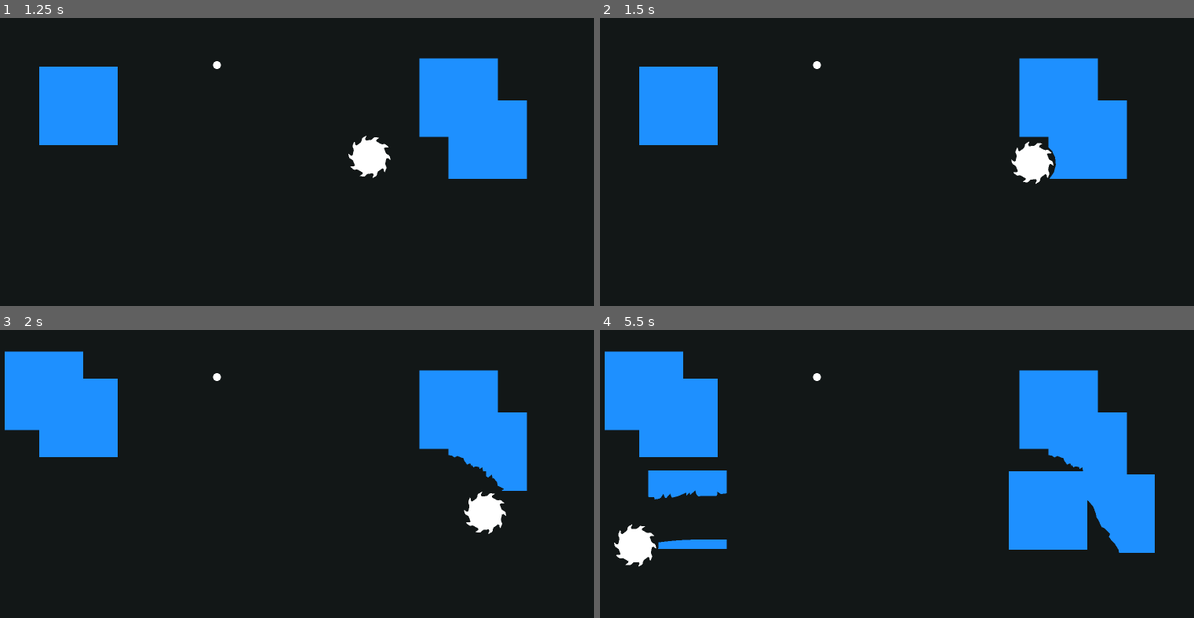
Above: before the commit, frames 1-4 (two rows, left to right).
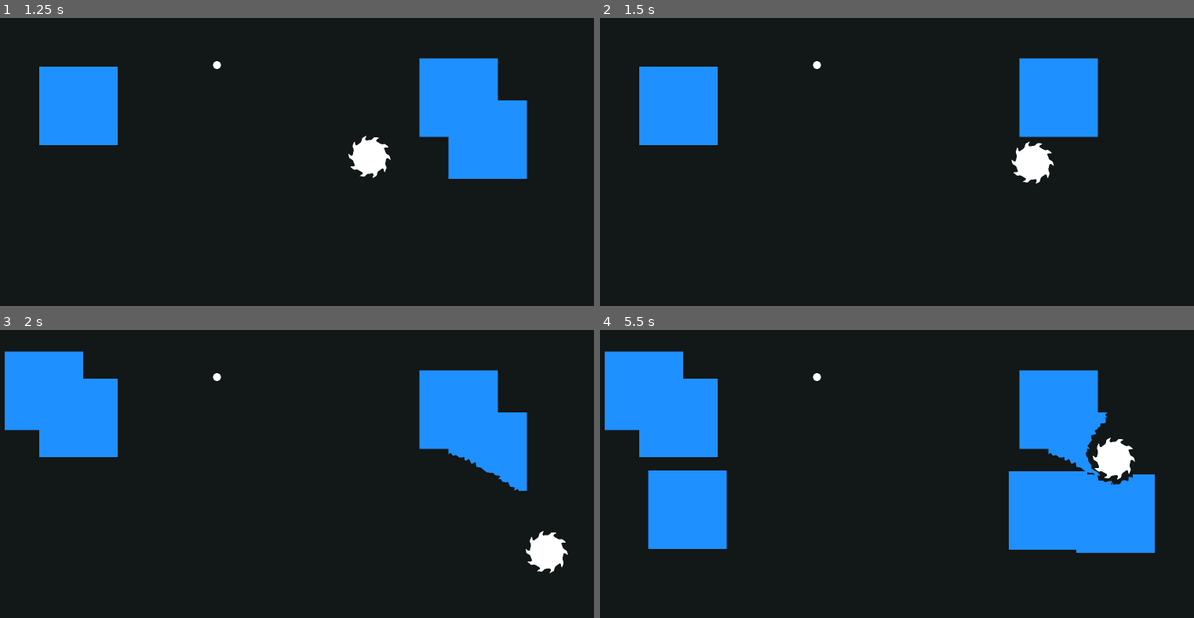
Above: after the commit, the same moments.

Repository: kelliedlynch/SpinGame
Game: Godot game, scene res://Playground/ArenaPlayground.tscn
Same seed, same stepped clock (60 frames per second), same inputs: the game is played once before the commit and once after it.
Inputs:
- Up to frame 1 (1.25 s): tap Enter (ui_accept) at 0.5, 0.77 s; hold Right (ui_right) from 0.53 s (still down)
- Up to frame 2 (1.5 s): release Right (ui_right) at 1.28 s; hold Down (ui_down) from 1.28 s (still down)
- Up to frame 3 (2 s): keep holding Down (ui_down); tap Enter (ui_accept) at 1.52 s
- Up to frame 4 (5.5 s): release Down (ui_down) at 2.03 s; hold Right (ui_right) 2.03-2.78 s; hold Up (ui_up) 2.78-3.53 s; tap Enter (ui_accept) at 3.02, 3.77, 4.52 s; hold Left (ui_left) 3.53-5.03 s; hold Down (ui_down) from 5.03 s (still down)

Frame 1 is identical in both runs. In frame 2, 2.5% of the frame differs, in the area x 69-89%, y 28-58%; in frame 3, 1.5%; in frame 4, 4.8%, in the area x 2-91%, y 28-83%.
Error before the commit: Invalid access to property or key 'material_hardness' on a base object of type 'Nil'. (res://Player/PlayerHitbox.gd:106)

Commit message:
Polygon math was not fixed, and I've given up. Destruction working again, but no adjustment to cut speed.

Diff:
--- a/Entity/DestructibleEntity.gd
+++ b/Entity/DestructibleEntity.gd
@@ -64,77 +64,121 @@
 		if any_clipped == true: break
 	if any_clipped == false: return any_clipped
 
-	var hitbox_after_destruct = PolygonMath.clip_multiple(before_destruct, destruct_area_to_local, true)
+	#var hitbox_after_destruct = PolygonMath.clip_multiple(before_destruct, destruct_area_to_local, true)
+	var hitbox_after_destruct: Array[PackedVector2Array] = []
+	for i in before_destruct.size():
+		var clipped_i: Array[PackedVector2Array] = []
+		for j in destruct_area_to_local.size():
+			var clipped = Geometry2D.clip_polygons(before_destruct[i], destruct_area_to_local[j])
+			if clipped.is_empty():
+				continue
+			clipped_i.append_array(clipped)
+		var size = clipped_i.size()
+		if size == 0:
+			continue
+		hitbox_after_destruct.append_array(clipped_i)
+
 	if hitbox_after_destruct.is_empty():
 		emit_signal("was_destroyed", self)
 		return any_clipped
 
-
-	var jagged_edges: Array[PackedVector2Array] = []
+	for i in hitbox_after_destruct.size():
+		# TODO: CHECK HOW MUCH THIS AFFECTS PERFORMANCE
+		hitbox_after_destruct[i] = PolygonMath.simplify_polygon(hitbox_after_destruct[i], min_side_length)
+
+	var visible_destructor_shape: Array[PackedVector2Array] = []
 	var frag_shape = _get_fragment()
 	for poly in destruct_area_to_local:
-		for i in range(randi_range(0, 2), poly.size()):
+		var size = poly.size()
+		# TODO: this probably shouldn't be strictly based on material chunk qty, because it'll make
+		#		too many chunks if there are multiple destructor polygons
+		var step = max(int(size / material_chunk_quantity), 0)
+		var merged = poly
+		for i in size:
 			var rotated = PolygonMath.rotate_polygon(frag_shape, randi_range(0, 360))
 			for j in rotated.size():
 				rotated[j] += poly[i]
-			jagged_edges.append(rotated)
-			i += randi_range(0, 2)
-	jagged_edges.append_array(destruct_area_to_local)
-	var visible_destructor_shape = PolygonMath.merge_recursive(jagged_edges)
+			merged = Geometry2D.merge_polygons(merged, rotated)[0]
+			i += step
+		visible_destructor_shape.append(merged)
+	#jagged_edges.append_array(destruct_area_to_local)
+	#var visible_destructor_shape = PolygonMath.merge_group(jagged_edges)
+	#for shape in jagged_edges:
+		#var p = Polygon2D.new()
+		#p.polygon = shape
+		#p.color = Color.CHARTREUSE
+		#add_child(p)
 
 	var old_visible = get_polygons(visible_area)
 	var visible_inside_new_hitbox: Array[PackedVector2Array] = []
-	var new_hitbox_inside_visible: Array[PackedVector2Array] = []
+	#var new_hitbox_inside_visible: Array[PackedVector2Array] = []
 	for i in hitbox_after_destruct.size():
 		var intersected = PolygonMath.intersect_multiple([hitbox_after_destruct[i]], old_visible)
 		if intersected.is_empty():
 			continue
+		#var simp = PolygonMath.simplify_polygon(intersected, min_side_length)
+		# TODO: IS SIMPLIFYING NEEDED HERE?
 		visible_inside_new_hitbox.append_array(intersected)
-		new_hitbox_inside_visible.append_array(intersected)
-
-	if new_hitbox_inside_visible.is_empty():
+		#new_hitbox_inside_visible.append_array(simp)
+
+	assert(visible_inside_new_hitbox.size() == hitbox_after_destruct.size())
+
+	if visible_inside_new_hitbox.is_empty():
 		emit_signal("was_destroyed", self)
 		return any_clipped
 
-	var visible_after_destruct: Array[PackedVector2Array] = []
+	#var visible_after_destruct: Array[PackedVector2Array] = []
 	for i in visible_inside_new_hitbox.size():
-		var clipped = PolygonMath.clip_multiple([visible_inside_new_hitbox[i]], visible_destructor_shape, true)
-		var size =  clipped.size()
+		#var clipped = PolygonMath.clip_multiple([visible_inside_new_hitbox[i]], visible_destructor_shape, true)
+		var clipped_i: Array[PackedVector2Array] = []
+		for j in visible_destructor_shape.size():
+			var clipped = Geometry2D.clip_polygons(visible_inside_new_hitbox[i], visible_destructor_shape[j])
+			if clipped.is_empty():
+				continue
+			clipped_i.append_array(clipped)
+		var size = clipped_i.size()
+		if size == 0:
+			continue
+		#visible_after_destruct.append_array(clipped_i)
+
+
 		if size != 1:
 			visible_inside_new_hitbox[i].clear()
-			new_hitbox_inside_visible[i].clear()
+			hitbox_after_destruct[i].clear()
 		if size > 1:
-			visible_inside_new_hitbox.append_array(clipped)
-			new_hitbox_inside_visible.append_array(clipped)
+			for j in clipped_i.size():
+				var new_chunk = PolygonMath.simplify_polygon(clipped_i[j], min_side_length)
+				visible_inside_new_hitbox.append(new_chunk)
+				hitbox_after_destruct.append(new_chunk)
 		elif size == 1:
-			visible_inside_new_hitbox[i] = clipped[0]
-			new_hitbox_inside_visible[i] = clipped[0]
-
-	var simplified_hitbox: Array[PackedVector2Array] = []
-	var simplified_visible: Array[PackedVector2Array] = []
-	for i in new_hitbox_inside_visible.size():
-		if new_hitbox_inside_visible[i].is_empty() == true:
-			continue
-		simplified_hitbox.append(PolygonMath.simplify_polygon(new_hitbox_inside_visible[i], min_side_length))
-		simplified_visible.append(PolygonMath.simplify_polygon(visible_inside_new_hitbox[i], min_side_length))
-
-	assert(!simplified_hitbox.is_empty())
-
-	for i in simplified_hitbox.size():
-		if _is_prunable(simplified_hitbox[i]) == true or _is_prunable(simplified_visible[i]) == true:
-			simplified_hitbox[i].clear()
-			simplified_visible[i].clear()
+			visible_inside_new_hitbox[i] = PolygonMath.simplify_polygon(clipped_i[0], min_side_length)
+			#hitbox_after_destruct[i] = clipped[0]
+
+	#var simplified_hitbox: Array[PackedVector2Array] = []
+	#var simplified_visible: Array[PackedVector2Array] = []
+	#for i in hitbox_after_destruct.size():
+		#if hitbox_after_destruct[i].is_empty() == true:
+			#continue
+		#simplified_hitbox.append(PolygonMath.simplify_polygon(hitbox_after_destruct[i], min_side_length))
+		#simplified_visible.append(PolygonMath.simplify_polygon(visible_inside_new_hitbox[i], min_side_length))
+	#
+	#assert(!simplified_hitbox.is_empty())
+
+	for i in hitbox_after_destruct.size():
+		if _is_prunable(hitbox_after_destruct[i]) == true or _is_prunable(visible_inside_new_hitbox[i]) == true:
+			hitbox_after_destruct[i].clear()
+			visible_inside_new_hitbox[i].clear()
 
 	var decayed_hitbox: Array[PackedVector2Array] = []
 	var decayed_visible: Array[PackedVector2Array] = []
-	for i in simplified_hitbox.size():
-		if simplified_hitbox[i].is_empty() == true:
-			continue
-		if _is_decayable(simplified_hitbox[i]) == true or _is_decayable(simplified_visible[i]) == true:
-			_decay_chunk(simplified_visible[i])
-			continue
-		decayed_hitbox.append(simplified_hitbox[i])
-		decayed_visible.append(simplified_visible[i])
+	for i in hitbox_after_destruct.size():
+		if hitbox_after_destruct[i].is_empty() == true:
+			continue
+		if _is_decayable(hitbox_after_destruct[i]) == true or _is_decayable(visible_inside_new_hitbox[i]) == true:
+			_decay_chunk(visible_inside_new_hitbox[i])
+			continue
+		decayed_hitbox.append(hitbox_after_destruct[i])
+		decayed_visible.append(visible_inside_new_hitbox[i])
 
 	if decayed_hitbox.is_empty():
 		emit_signal("was_destroyed", self)
--- a/Player/PlayerHitbox.gd
+++ b/Player/PlayerHitbox.gd
@@ -25,97 +25,63 @@
 		pass
 
 func _on_destroyed_destructible(node):
-	destructor.cut_state = CutState.READY
+	#destructor.cut_state = CutState.READY
+	destructor.set_deferred("cut_state", CutState.READY)
 	node.was_destroyed.disconnect(_on_destroyed_destructible)
 
+func _try_clip_destructible(state: PhysicsDirectBodyState2D) -> bool:
+	if destructor.target == null:
+		return false
+	var material_limited_velocity = state.linear_velocity.limit_length(destructor.target.material_max_cut_speed)
+	#state.linear_velocity = material_limited_velocity
+	var travel = material_limited_velocity * state.step
+	var next_frame_shape = destructor.get_next_frame_destructor(travel)
+	var destructor_hit = destructor.target.apply_destructor(next_frame_shape)
+	return destructor_hit
+
+
 func _integrate_forces(state: PhysicsDirectBodyState2D) -> void:
-	state.linear_velocity += input_vector
+	#state.linear_velocity += input_vector
+	#input_vector = Vector2.ZERO
+	#state.linear_velocity = state.linear_velocity.limit_length(max_speed)
+
+
+	if destructor.cut_state == CutState.BEGIN_CUT:
+		var clip = _try_clip_destructible(state)
+		if clip == true:
+			#destructor.cut_state = CutState.END_CUT
+			destructor.cut_state = CutState.CUTTING
+
+	elif destructor.cut_state == CutState.CUTTING:
+		var clip = _try_clip_destructible(state)
+		if clip == false:
+			destructor.cut_state = CutState.END_CUT
+	elif destructor.cut_state == CutState.END_CUT:
+		pass
+
+func _physics_process(delta: float) -> void:
+	linear_velocity += input_vector
 	input_vector = Vector2.ZERO
-	state.linear_velocity = state.linear_velocity.limit_length(max_speed)
+	linear_velocity = linear_velocity.limit_length(max_speed)
 
 	if destructor.cut_state == CutState.READY:
-		var test = move_and_collide(state.linear_velocity * state.step, true, .08, true)
-		if test != null and test.get_collider() is DestructibleHitbox:
-			#custom_integrator = true
-			var destructible = test.get_collider().get_parent()
+		var destructible = _destructible_in_path(linear_velocity, delta)
+		if destructible != null:
 			if destructor.cutting_power() >= destructible.material_hardness + destructible.CUT_INERTIA:
 				destructor.cut_state = CutState.BEGIN_CUT
 				destructible.was_destroyed.connect(_on_destroyed_destructible)
-				destructible.hitbox.add_collision_exception_with(self)
+				#destructible.hitbox.add_collision_exception_with(self)
 				destructor.target = destructible
-				begin_cut_speed = state.linear_velocity.length()
-				apply_central_impulse(-test.get_remainder())
-				state.integrate_forces()
-				pass
-			#else:
-				#custom_integrator = false
-		#else:
-			#custom_integrator = false
-	elif destructor.cut_state == CutState.BEGIN_CUT:
-		destructor.cut_state = CutState.CUTTING
-		var destructible = destructor.target
-		if destructible == null:
-			destructor.cut_state = CutState.READY
-			return
-		begin_cut_speed = max(begin_cut_speed - destructible.material_linear_damp, 0)
-		var material_limited_velocity = state.linear_velocity.limit_length(begin_cut_speed)
-		state.linear_velocity = material_limited_velocity
-		var travel = state.linear_velocity * state.step
-		var next_frame_shape = destructor.get_next_frame_destructor(travel)
-		var destructor_hit = destructible.apply_destructor(next_frame_shape)
-		if destructor_hit == false:
-			destructor.cut_state = CutState.END_CUT
-	elif destructor.cut_state == CutState.CUTTING:
-		var destructible = destructor.target
-		if destructible == null:
-			destructor.cut_state = CutState.READY
-			return
-		begin_cut_speed = max(begin_cut_speed - destructible.material_linear_damp, 0)
-		var material_limited_velocity = state.linear_velocity.limit_length(begin_cut_speed)
-		state.linear_velocity = material_limited_velocity
-		var travel = state.linear_velocity * state.step
-		var next_frame_shape = destructor.get_next_frame_destructor(travel)
-		var destructor_hit = destructible.apply_destructor(next_frame_shape)
-		if destructor_hit == false:
-			destructor.cut_state = CutState.END_CUT
-	elif destructor.cut_state == CutState.END_CUT:
-		var destructible = destructor.target
-		if destructible == null:
-			destructor.cut_state = CutState.READY
-			return
-		begin_cut_speed = max(begin_cut_speed - destructible.material_linear_damp, 0)
-		var material_limited_velocity = state.linear_velocity.limit_length(begin_cut_speed)
-		state.linear_velocity = material_limited_velocity
-		var travel = state.linear_velocity * state.step
-		var next_frame_shape = destructor.get_next_frame_destructor(travel)
-		var destructor_hit = destructible.apply_destructor(next_frame_shape)
-		if destructor_hit == true:
-			destructor.cut_state = CutState.CUTTING
-		else:
-			destructor.cut_state = CutState.READY
-			destructible.was_destroyed.disconnect(_on_destroyed_destructible)
-			destructible.hitbox.remove_collision_exception_with(self)
-			if material_limited_velocity.length() < begin_cut_speed:
-				state.linear_velocity = state.linear_velocity.limit_length(begin_cut_speed)
-				begin_cut_speed = 0
-				destructor.target = null
-
-func _physics_process(delta: float) -> void:
-	if destructor.cut_state == CutState.READY:
-		var destructible = _destructible_in_path(linear_velocity, delta)
-		if destructor.cutting_power() >= destructible.material_hardness + destructible.CUT_INERTIA:
-			destructor.cut_state = CutState.BEGIN_CUT
-			destructible.was_destroyed.connect(_on_destroyed_destructible)
-			#destructible.hitbox.add_collision_exception_with(self)
-			destructor.target = destructible
-			#begin_cut_speed = linear_velocity.length()
-			#apply_central_impulse(-test.get_remainder())
+				#begin_cut_speed = linear_velocity.length()
+				#apply_central_impulse(-test.get_remainder())
 	elif destructor.cut_state == CutState.BEGIN_CUT:
 		pass
 	elif destructor.cut_state == CutState.CUTTING:
 		pass
 	elif destructor.cut_state == CutState.END_CUT:
-		pass
+		destructor.target.was_destroyed.disconnect(_on_destroyed_destructible)
+		destructor.target = null
+		destructor.cut_state = CutState.READY
 	elif destructor.cut_state == CutState.NOT_READY:
 		pass
 
--- a/Utility/PolygonMath.gd
+++ b/Utility/PolygonMath.gd
@@ -120,7 +120,7 @@
 
 	if after_clip.is_empty():
 		return after_clip
-	return merge_recursive(after_clip, remove_holes)
+	return merge_group(after_clip, remove_holes)
 
 static func intersect_group(polys: Array[PackedVector2Array]) -> Array[PackedVector2Array]:
 	var after_intersect: Array[PackedVector2Array] = [polys[0].duplicate()]
@@ -151,25 +151,46 @@
 			new_b.append_array(intersection)
 		if new_b.is_empty():
 			return new_b
-		var merged_b = merge_recursive(new_b)
+		var merged_b = merge_group(new_b)
 		after_intersect.append_array(merged_b)
 	if after_intersect.is_empty():
 		return after_intersect
-	return merge_recursive(after_intersect)
-
-static func merge_recursive(polys: Array[PackedVector2Array], remove_holes = false) -> Array[PackedVector2Array]:
+	return merge_group(after_intersect)
+
+static func merge_group(polys: Array[PackedVector2Array], remove_holes = false) -> Array[PackedVector2Array]:
 	var orig_size = polys.size()
 	if orig_size <= 1: return polys
 	var merged: Array[PackedVector2Array] = [polys[0]]
 
 	for i in range(1, orig_size):
-		#var new_merged: Array[PackedVector2Array] = []
+		var new_merged: Array[PackedVector2Array] = []
+		var no_polys_touched = true
 		for poly in merged:
 			var this_merge = Geometry2D.merge_polygons(polys[i], poly)
 			if this_merge.is_empty():
-				merged.append(polys[i])
-				continue
-			merged = this_merge
+				#new_merged.append(polys[i])
+				continue
+			new_merged.append_array(this_merge)
+			no_polys_touched = false
+		if no_polys_touched == true:
+			merged.append(polys[i])
+		else:
+			merged = new_merged
+		#if new_merged.is_empty():
+			#merged.append(polys[i])
+			#continue
+		#merged = new_merged
+	#var f = 0
+	#var b = polys.size() - 1
+	#while f < b:
+		#var new_merged = Geometry2D.merge_polygons(polys[f], polys[b])
+		#merged.append_array(new_merged)
+		#f += 1
+		#b -= 1
+		#if f == b:
+			#merged.append(polys[f])
+			#break
+
 
 	var size_after = merged.size()
 	var matched = true
@@ -193,7 +214,7 @@
 			holes_removed.append(poly)
 		merged = holes_removed
 
-	return merge_recursive(merged, remove_holes) if matched == false else merged
+	return merged
 
 #static func intersect_recursive(polys: Array[PackedVector2Array]) -> Array[PackedVector2Array]:
 	#var orig_size = polys.size()
@@ -244,7 +265,7 @@
 				Vector2(capsule_length / 2 - r, r),\
 				Vector2(capsule_length / 2 - r, -r)]
 	polys[1] = rect
-	var merged = merge_recursive(polys, true)
+	var merged = merge_group(polys, true)
 	if merged.size() != 1:
 		# something went wrong
 		pass
